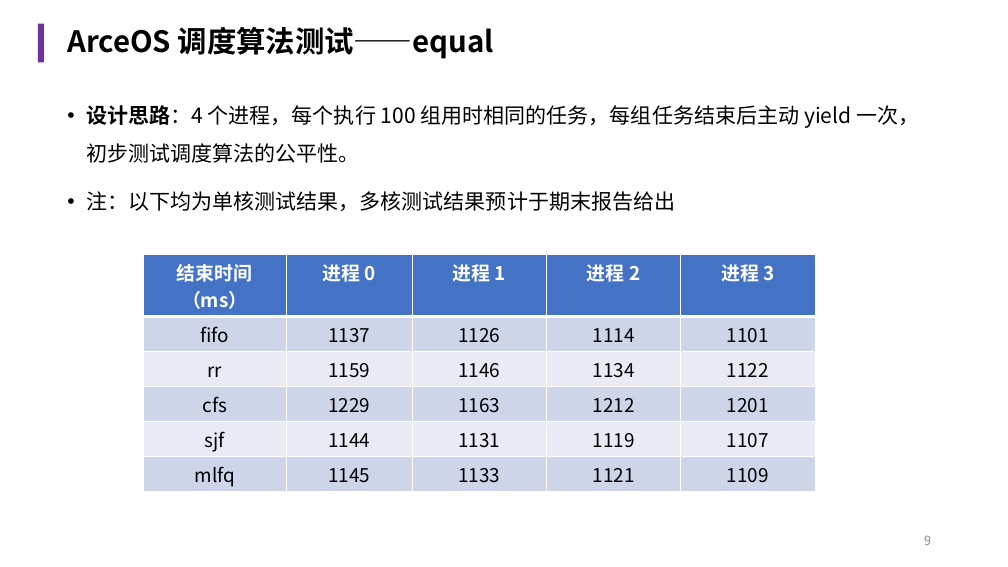
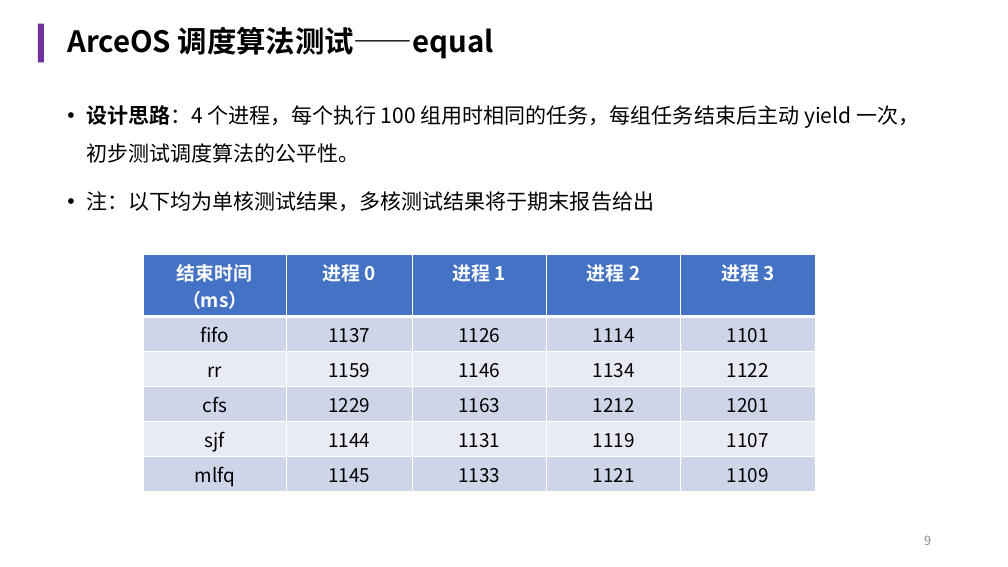
Before and after one commit to chestnut-Q/arceos-X, a slide deck: slide 9 of reports/中期报告.pptx. Drawn at 1008x567 pixels with LibreOffice and Linux fonts; fonts in the diff are those of the drawing. Boxes give left, top, right and bottom in pixels: in the first picture for what was removed or moved away, otherwise in the second. Text is boxed around its words. In the diff, an @@ line names an element or a change of style, - is before the commit and + after.

```diff
--- a/reports/中期报告.pptx
+++ b/reports/中期报告.pptx
@@ text at (x1=86, y1=191, x2=654, y2=211): text changed @@
-• 注：以下均为单核测试结果，多核测试结果预计于期末报告给出
+• 注：以下均为单核测试结果，多核测试结果将于期末报告给出
```
Also in this commit, not shown: 6 other slides changed.
